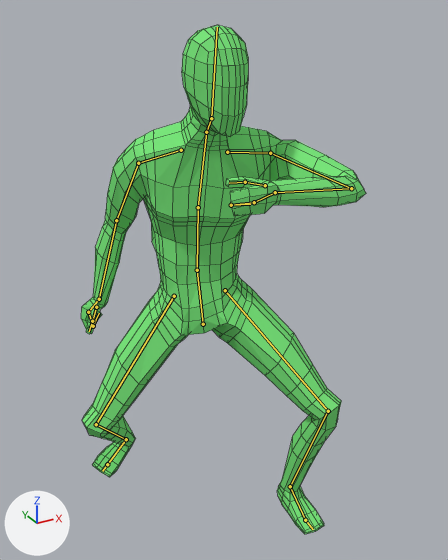
The Blender file Bandit Game/Assets/Models/CharacterModel.blend as it was, and as the next commit left it.
Before and after are seen from a 50 mm lens placed at (-0.816, -1.697, 1.677), pointed at (0.048, -0.127, 0.892). Lighting does not change. The marker at lower left points along +X, +Y and +Z. Both versions are drawn at frame 10 of the action 'LeftBlock'; the numbers are the values there. The bones that bend it are drawn over the model as lines. Mesh edges are drawn as thin lines.

Names of what the first picture shows: 'Character'.
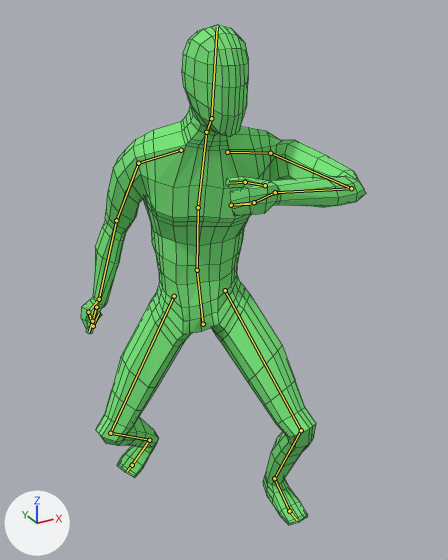
Where the change shows, as pixel boxes (x1, y1, x2, y2) in the pictures (448 x 560 px):
```json
{"object": "Character", "change": "posed", "before": [81, 25, 366, 534], "after": [81, 25, 366, 525]}
```

The change, as JSON lines over the scene's bpy script:
```json
{"block": "bone_legik_l", "where": "bone_legik_l = bpy.data.objects['Armature'].pose.bones['LegIK.L']"}
{"op": "set", "path": "bone_legik_l.location", "old": "(0.096, -0.304, 0.0)", "new": "(0.071, -0.242, 0.0)"}
{"block": "bone_poletarget_l", "where": "bone_poletarget_l = bpy.data.objects['Armature'].pose.bones['PoleTarget.L']"}
{"op": "set", "path": "bone_poletarget_l.location", "old": "(0.334, 0.05, -0.004)", "new": "(0.037, 0.05, -0.004)"}
{"block": "bone_legik_r", "where": "bone_legik_r = bpy.data.objects['Armature'].pose.bones['LegIK.R']"}
{"op": "set", "path": "bone_legik_r.location", "old": "(-0.037, 0.233, 0.0)", "new": "(0.045, 0.185, 0.0)"}
{"block": "bone_poletarget_r", "where": "bone_poletarget_r = bpy.data.objects['Armature'].pose.bones['PoleTarget.R']"}
{"op": "set", "path": "bone_poletarget_r.location", "old": "(-0.795, -0.524, -0.002)", "new": "(-0.682, -0.524, -0.002)"}
```
